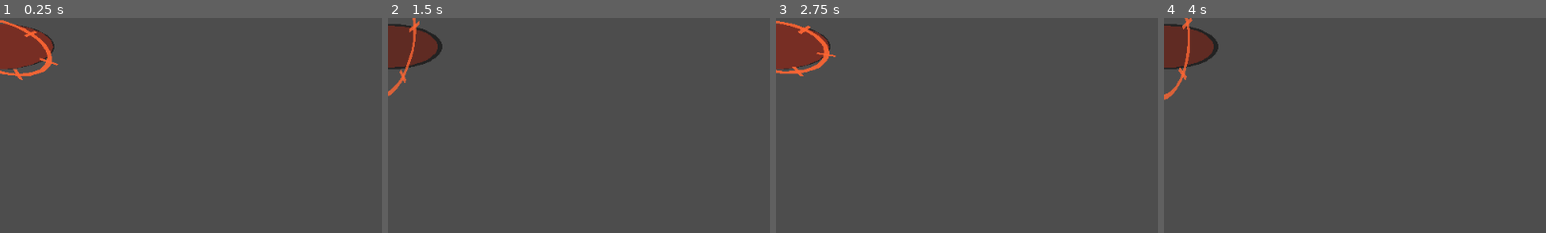
Above: before the commit, frames 1-4 (left to right).
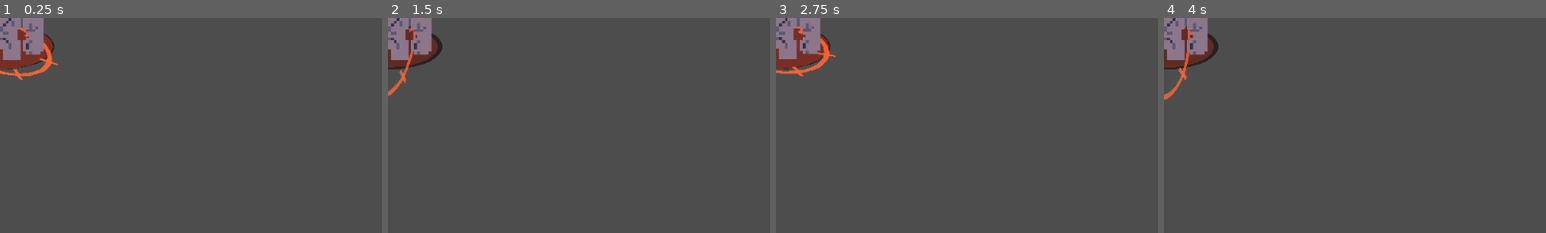
Above: after the commit, the same moments.

Repository: khanh-dinh26/NightSpire-Survival
Game: Godot game, scene res://src/entities/enemies/BossBase.tscn
The game is run twice, just before and just after one commit, with the same random seed, the same clock (stepped at 60 frames per second) and the same inputs. This scene is started directly instead of the project's main scene. Sound files missing from this copy of the repository are replaced by a short silence.
Inputs (mouse positions are % of the whole screen's width and height, from its top left):
- Up to frame 1 (0.25 s): no input
- Up to frame 2 (1.5 s): tap Enter at 0.5 s; move the mouse to (72, 45) at 0.52 s; hold Right (ui_right) 0.53-1.28 s; tap E at 0.6 s; move the mouse to (30, 55) at 1.27 s; hold Down (ui_down) from 1.28 s (still down); tap 1 at 1.35 s
- Up to frame 3 (2.75 s): move the mouse to (60, 28) at 2.02 s; release Down (ui_down) at 2.03 s; hold Right (ui_right) from 2.03 s (still down); tap E at 2.1 s
- Up to frame 4 (4 s): move the mouse to (45, 70) at 2.77 s; release Right (ui_right) at 2.78 s; hold Up (ui_up) 2.78-3.53 s; tap 1 at 2.85 s; move the mouse to (80, 65) at 3.52 s; hold Left (ui_left) from 3.53 s (still down); tap E at 3.6 s
The pictures show only the part of the screen within x 0-50%, y 0-50%; the shares and areas given below are measured in that part.

The runs differ from the first frame. In frame 1, 1.9% of the frame differs, in the area x 0-12%, y 0-20%; in frame 2, 1.9%; in frame 3, 1.8%; in frame 4, 1.9%.

Commit message:
fix: resolve missing boss and minion models and improve sprite sheet mapping

Diff:
--- a/src/data/enemies/armored_golem.tres
+++ b/src/data/enemies/armored_golem.tres
@@ -14,4 +14,4 @@
 gold_drop_min = 2
 gold_drop_max = 4
 sprite_sheet = "monsters"
-sprite_region = Rect2(160, 256, 32, 32)
+sprite_region = Rect2(128, 256, 32, 32)
--- a/src/data/enemies/bosses/abyssal_behemoth.tres
+++ b/src/data/enemies/bosses/abyssal_behemoth.tres
@@ -13,7 +13,8 @@
 contact_knockback = 180.0
 gold_drop_min = 25
 gold_drop_max = 40
-sprite_region = Rect2(64, 128, 32, 32)
+sprite_sheet = "monsters"
+sprite_region = Rect2(32, 32, 32, 32)
 attack_pattern = "ground_slam"
 projectile_speed = 140.0
 attack_cooldown = 3.0
--- a/src/data/enemies/bosses/blood_vampire_lord.tres
+++ b/src/data/enemies/bosses/blood_vampire_lord.tres
@@ -13,7 +13,8 @@
 contact_knockback = 130.0
 gold_drop_min = 25
 gold_drop_max = 38
-sprite_region = Rect2(224, 192, 32, 32)
+sprite_sheet = "monsters"
+sprite_region = Rect2(96, 224, 32, 32)
 attack_pattern = "spiral_projectile"
 projectile_speed = 160.0
 attack_cooldown = 2.4
--- a/src/data/enemies/bosses/shadow_fiend_boss.tres
+++ b/src/data/enemies/bosses/shadow_fiend_boss.tres
@@ -14,7 +14,7 @@
 gold_drop_min = 30
 gold_drop_max = 50
 sprite_sheet = "monsters"
-sprite_region = Rect2(160, 160, 32, 32)
+sprite_region = Rect2(160, 192, 32, 32)
 attack_pattern = "spiral_projectile"
 attack_cooldown = 2.2
 projectile_speed = 130.0
--- a/src/data/enemies/bosses/void_overlord.tres
+++ b/src/data/enemies/bosses/void_overlord.tres
@@ -14,7 +14,7 @@
 gold_drop_min = 80
 gold_drop_max = 120
 sprite_sheet = "monsters"
-sprite_region = Rect2(224, 0, 32, 32)
+sprite_region = Rect2(320, 192, 32, 32)
 attack_pattern = "mixed"
 attack_cooldown = 2.5
 projectile_speed = 150.0
--- a/src/entities/enemies/BossBase.gd
+++ b/src/entities/enemies/BossBase.gd
@@ -42,6 +42,11 @@
 @onready var badge_anchor: Node2D = $BadgeAnchor
 @onready var boss_badge: Label = $BadgeAnchor/BossBadge
 
+# ── Preloaded textures ────────────────────────────────────────────────
+var _monsters_tex: Texture2D = preload("res://assets/sprites/monsters.png")
+var _animals_tex: Texture2D = preload("res://assets/sprites/animals.png")
+
+# ── Scenes ─────────────────────────────────────────────────────────────
 var _proj_scene: PackedScene = preload("res://src/entities/enemies/bosses/BossProjectile.tscn")
 var _enemy_base_scene: PackedScene = preload("res://src/entities/enemies/EnemyBase.tscn")
 var _gold_pickup_scene: PackedScene = preload("res://src/entities/pickups/GoldPickup.tscn")
@@ -53,51 +58,68 @@
 	hp_mult = p_hp_mult
 	dmg_mult = p_dmg_mult
 	spd_mult = p_spd_mult
+	if is_node_ready():
+		_apply_boss_data()
 
 
 func _ready() -> void:
 	add_to_group(&"enemies")
 	add_to_group(&"bosses")
+
+	_apply_boss_data()
+
+	# Floating badge animation
+	if badge_anchor != null:
+		var badge_tw: Tween = create_tween().set_loops()
+		badge_tw.tween_property(badge_anchor, ^"position:y", -28.0, 0.75).set_trans(Tween.TRANS_SINE)
+		badge_tw.tween_property(badge_anchor, ^"position:y", -23.0, 0.75).set_trans(Tween.TRANS_SINE)
+
+	# Subtle menacing breathing animation
+	var breath_tw: Tween = create_tween().set_loops()
+	breath_tw.tween_property(sprite, ^"scale", Vector2(1.03, 0.97), 0.55).set_trans(Tween.TRANS_SINE)
+	breath_tw.tween_property(sprite, ^"scale", Vector2(0.97, 1.03), 0.55).set_trans(Tween.TRANS_SINE)
+
+	hitbox.body_entered.connect(_on_hitbox_body_entered)
+	_attack_cooldown_timer = 2.0
+
+
+func _apply_boss_data() -> void:
+	if sprite == null:
+		return
 
 	if data != null:
 		max_hp = roundi(data.max_hp * hp_mult)
 		damage = roundi(data.damage * dmg_mult)
 		speed = data.speed * spd_mult
-		sprite.texture = preload("res://assets/sprites/monsters.png")
+
+		if data.sprite_sheet == "animals":
+			sprite.texture = _animals_tex
+		else:
+			sprite.texture = _monsters_tex
 		sprite.region_enabled = true
 		sprite.region_rect = data.sprite_region
 
 		if data.enemy_type == EnemyData.EnemyType.FINAL_BOSS:
 			base_scale = Vector2(2.9, 2.9)
 			if boss_badge != null:
-				boss_badge.text = "☠ TRÙM CUỐI"
+				boss_badge.text = "TRÙM CUỐI"
 				boss_badge.set("theme_override_colors/font_color", Color(1.0, 0.35, 0.9, 1.0))
 			if boss_aura != null:
 				boss_aura.is_final = true
 		else:
 			base_scale = Vector2(2.4, 2.4)
 			if boss_badge != null:
-				boss_badge.text = "👑 TRÙM"
+				boss_badge.text = "TRÙM"
 				boss_badge.set("theme_override_colors/font_color", Color(1.0, 0.85, 0.2, 1.0))
+	else:
+		sprite.texture = _monsters_tex
+		sprite.region_enabled = true
+		sprite.region_rect = Rect2(64, 224, 32, 32)
+		base_scale = Vector2(2.4, 2.4)
 
 	scale = base_scale
-
-	# Floating badge animation
-	if badge_anchor != null:
-		var badge_tw: Tween = create_tween().set_loops()
-		badge_tw.tween_property(badge_anchor, ^"position:y", -28.0, 0.75).set_trans(Tween.TRANS_SINE)
-		badge_tw.tween_property(badge_anchor, ^"position:y", -23.0, 0.75).set_trans(Tween.TRANS_SINE)
-
-	# Subtle menacing breathing animation
-	var breath_tw: Tween = create_tween().set_loops()
-	breath_tw.tween_property(sprite, ^"scale", Vector2(1.03, 0.97), 0.55).set_trans(Tween.TRANS_SINE)
-	breath_tw.tween_property(sprite, ^"scale", Vector2(0.97, 1.03), 0.55).set_trans(Tween.TRANS_SINE)
-
 	current_hp = max_hp
 	boss_hp_changed.emit(current_hp, max_hp)
-
-	hitbox.body_entered.connect(_on_hitbox_body_entered)
-	_attack_cooldown_timer = 2.0
 
 
 func _physics_process(delta: float) -> void:
